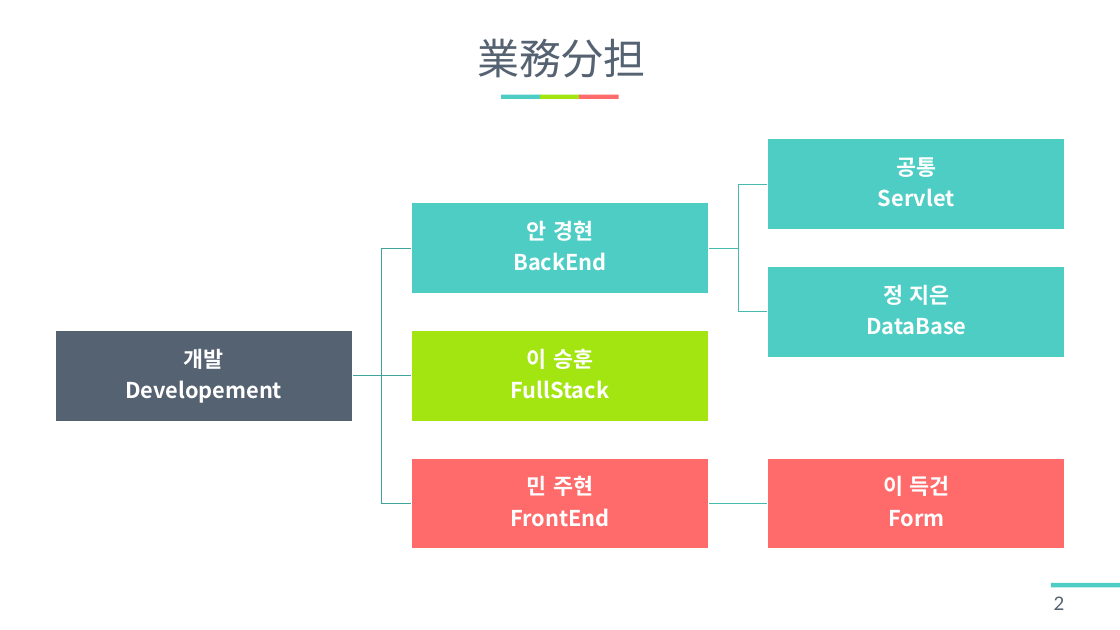
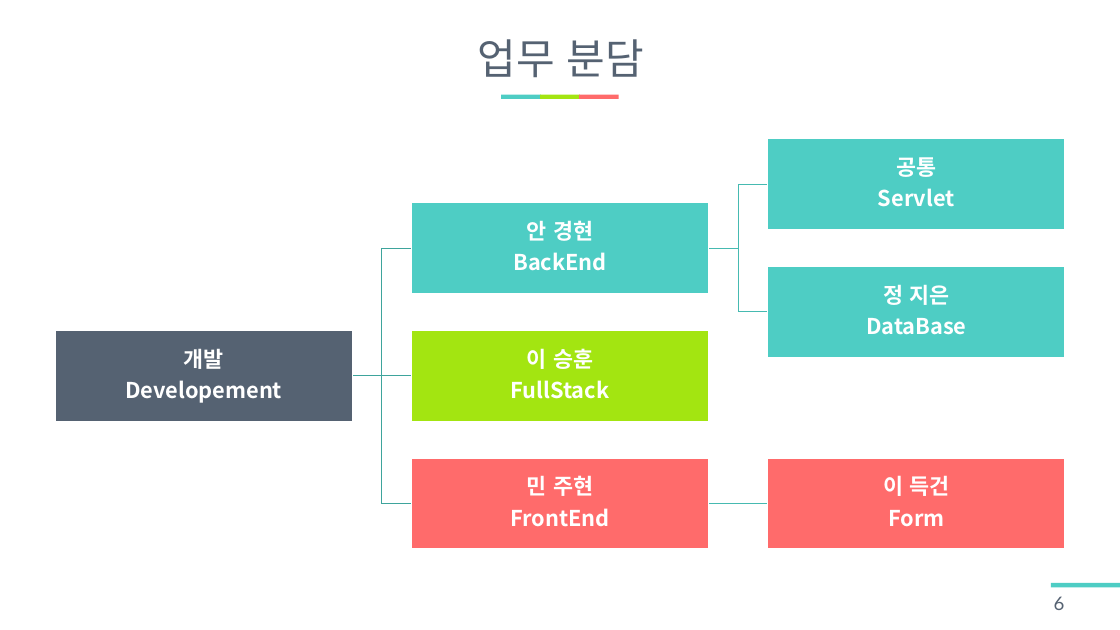
Before and after one commit to LouisKisaragi/BB-Bank, a slide deck: slide 6 of report/BB PANK 발표자료.pptx (slide 2 before the commit). Drawn at 1120x630 pixels with LibreOffice and Linux fonts; fonts in the diff are those of the drawing. Boxes give left, top, right and bottom in pixels: in the first picture for what was removed or moved away, otherwise in the second. Text is boxed around its words. In the diff, an @@ line names an element or a change of style, - is before the commit and + after.

```diff
--- a/report/BB PANK 발표자료.pptx
+++ b/report/BB PANK 발표자료.pptx
@@ title at [478,39,644,77]: text changed @@
-業務分担
+업무 분담
@@ page number at [1054,596,1065,610]: text changed @@
-2
+6
```
Also in this commit, not shown: 7 other slides changed, 5 slides added, 8 slides removed, 1 other file.
